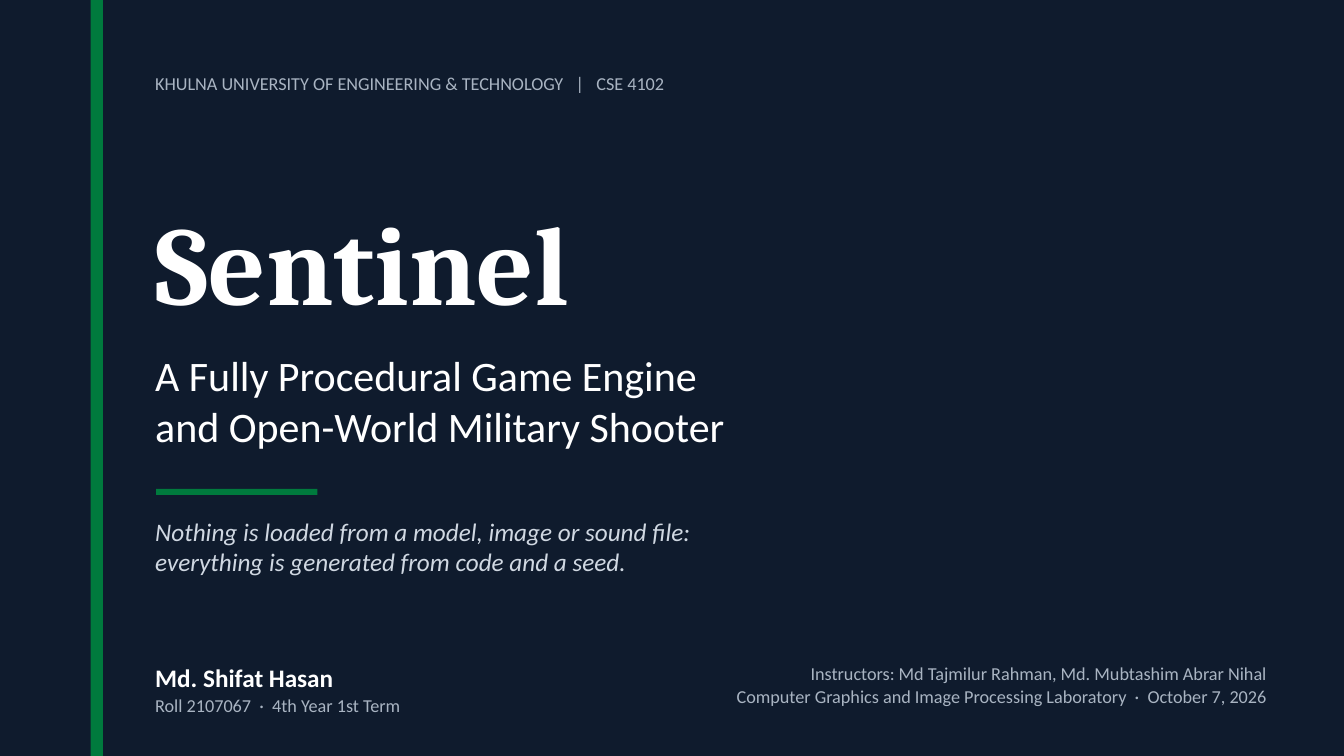
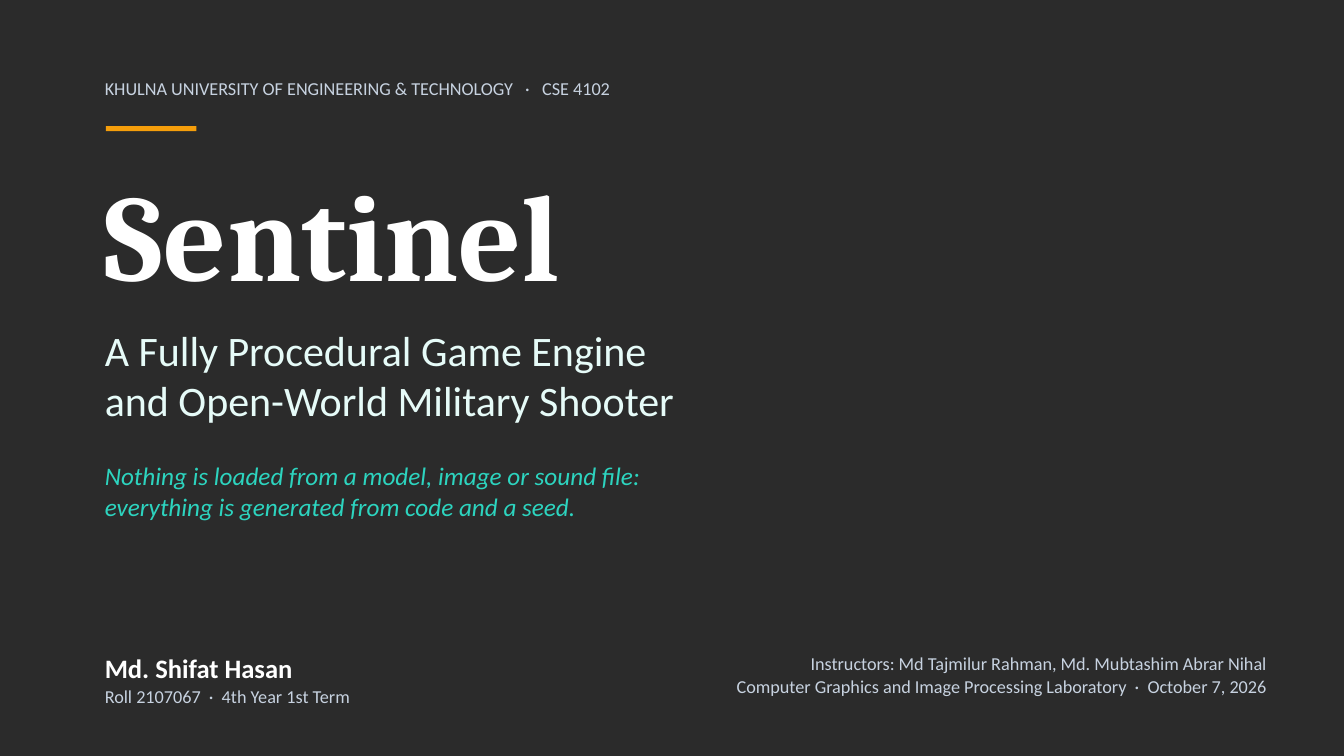
Before and after one commit to ShifatHasanGNS/Sentinel, a slide deck: slide 1 of Docs/Deliverables/Slides/Sentinel_Presentation.pptx. Drawn at 1344x756 pixels with LibreOffice and Linux fonts; fonts in the diff are those of the drawing; background and template pictures are left out; a plain dark background stands for a picture behind light text. Boxes give left, top, right and bottom in pixels: in the first picture for what was removed or moved away, otherwise in the second. Text is boxed around its words. In the diff, an @@ line names an element or a change of style, - is before the commit and + after.

Commit message:
Slides: midnight-and-teal PPTX theme with procedurally generated backdrops

```diff
--- a/Docs/Deliverables/Slides/Sentinel_Presentation.pptx
+++ b/Docs/Deliverables/Slides/Sentinel_Presentation.pptx
@@ background #FFFFFF to picture (left out) @@
@@ rectangle removed at [0,0,1344,756] @@
@@ rectangle removed at [91,0,103,756] @@
@@ text at [105,83,610,95]: text changed; text colour #A9B4C2 to #C7D2E0 @@
-KHULNA UNIVERSITY OF ENGINEERING & TECHNOLOGY | CSE 4102
+KHULNA UNIVERSITY OF ENGINEERING & TECHNOLOGY · CSE 4102
@@ rectangle added at [106,126,197,131], fill #F59E0B @@
@@ text "Sentinel": place and size @@
-text "Sentinel" at [155,227,569,306]
+text "Sentinel" at [105,195,560,282]
@@ text "Sentinel" at [105,195,560,282]: size 80 to 88 pt @@
@@ text "A Fully Procedural Game Engine": place and size @@
-text "A Fully Procedural Game Engine" at [155,362,725,449]
+text "A Fully Procedural Game Engine" at [105,337,674,423]
@@ text "A Fully Procedural Game Engine" at [105,337,674,423]: text colour #FFFFFF to #E6FBF8 @@
@@ text "Nothing is loaded from a ...": place and size @@
-text "Nothing is loaded from a ..." at [155,523,690,576]
+text "Nothing is loaded from a ..." at [105,467,640,521]
@@ text "Nothing is loaded from a ..." at [105,467,640,521]: text colour #D0D8E2 to #2DD4BF @@
@@ rectangle removed at [156,489,318,495] @@
@@ text "Md. Shifat Hasan": place and size @@
-text "Md. Shifat Hasan" at [155,669,400,712]
+text "Md. Shifat Hasan" at [105,659,350,703]
@@ text "Md. Shifat Hasan" at [105,659,350,703]: size 18 to 19 pt in "Md. Shifat Hasan"; text colour #A9B4C2 to #C7D2E0 in "Roll 2107067 · 4th Year 1st Term" @@
@@ text "Instructors: Md Tajmilur Rahman, Md. ...": place and size @@
-text "Instructors: Md Tajmilur Rahman, Md. ..." at [737,667,1267,706]
+text "Instructors: Md Tajmilur Rahman, Md. ..." at [737,657,1267,696]
@@ text "Instructors: Md Tajmilur Rahman, Md. ..." at [737,657,1267,696]: text colour #A9B4C2 to #C7D2E0 @@
```
Also in this commit, not shown: 9 other slides changed, 6 other files.
